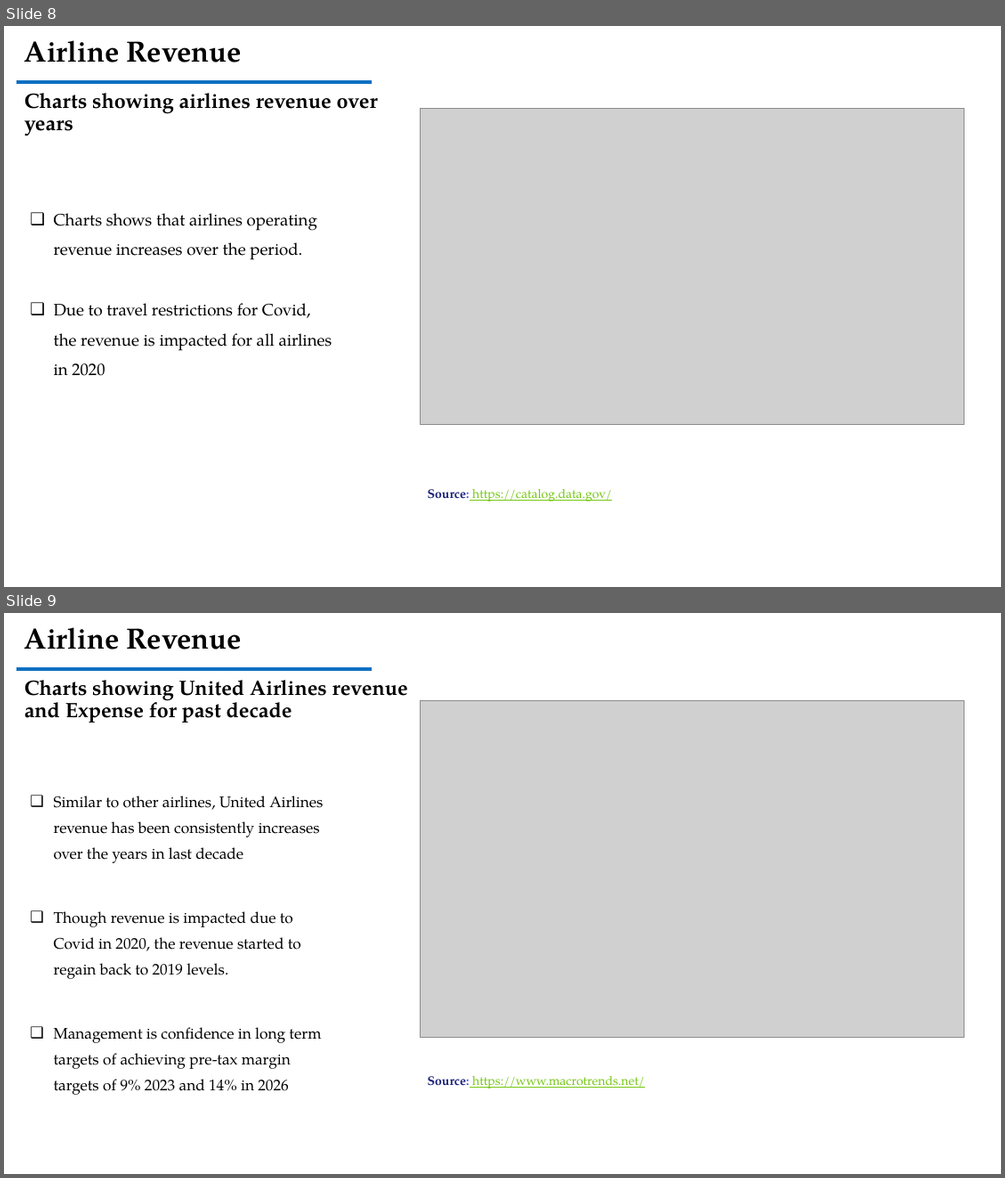
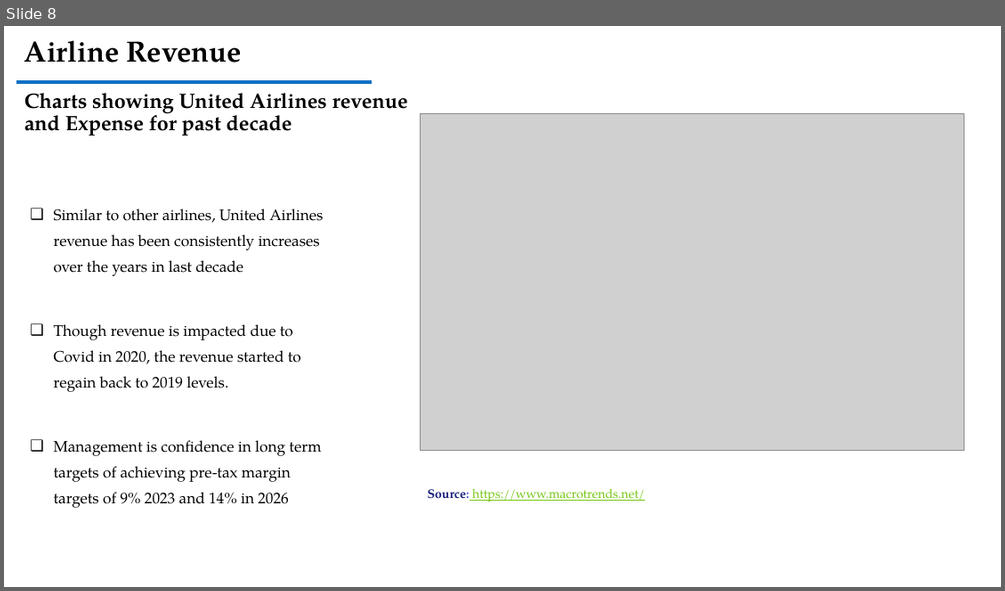
Before and after one commit to adisivam/dsc640, a slide deck: Term Project/Week 3&4/DSC640_KesavAdithya_Venkidusamy_Week3&4_Term_Project_Milestone2.pptx. Shown one above the other, each under a label of ours: slides 8 and 9 before the commit, slide 8 after it. The pictures are 1005x1178 and 1005x591 pixels, drawn with LibreOffice and Linux fonts; fonts in the diff are those of the drawing; grey boxes stand for pictures; background and template pictures are left out. Boxes give left, top, right and bottom in pixels: in the first picture for what was removed or moved away, otherwise in the second. Text is boxed around its words. In the diff, an @@ line names an element or a change of style, - is before the commit and + after.

```diff
--- a/Term Project/Week 3&4/DSC640_KesavAdithya_Venkidusamy_Week3&4_Term_Project_Milestone2.pptx
+++ b/Term Project/Week 3&4/DSC640_KesavAdithya_Venkidusamy_Week3&4_Term_Project_Milestone2.pptx
@@ slide 8 removed at bbox=[4, 26, 1001, 587], background picture (left out) @@
@@ text removed at bbox=[24, 40, 378, 135] @@
-Airline Revenue
-Charts showing airlines revenue over years
@@ line removed from (16, 82) to (372, 82) @@
@@ picture removed at bbox=[420, 108, 963, 425] @@
@@ text removed at bbox=[54, 213, 332, 376] @@
-❑ Charts shows that airlines operating revenue increases over the period.
-❑ Due to travel restrictions for Covid, the revenue is impacted for all airlines in 2020
@@ text removed at bbox=[428, 489, 612, 501] @@
-Source: https://catalog.data.gov/
@@ what was slide 9 is now slide 8 @@
```
Also in this commit, not shown: 2 slides changed, 5 other files.
